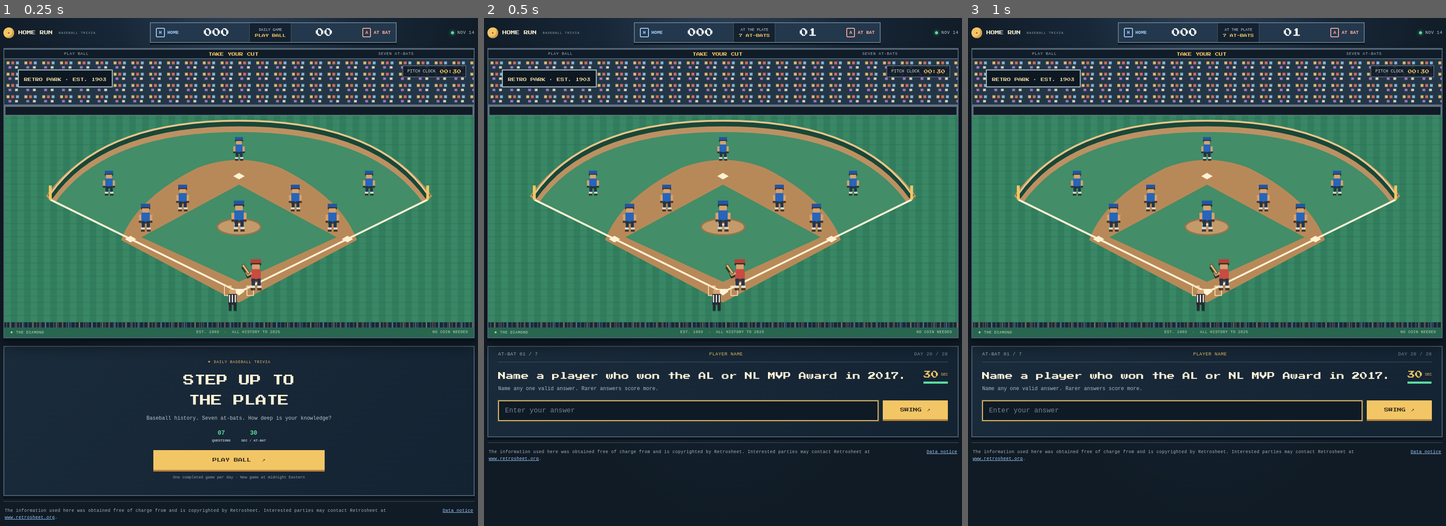
Above: before the commit, frames 1-3 (left to right).
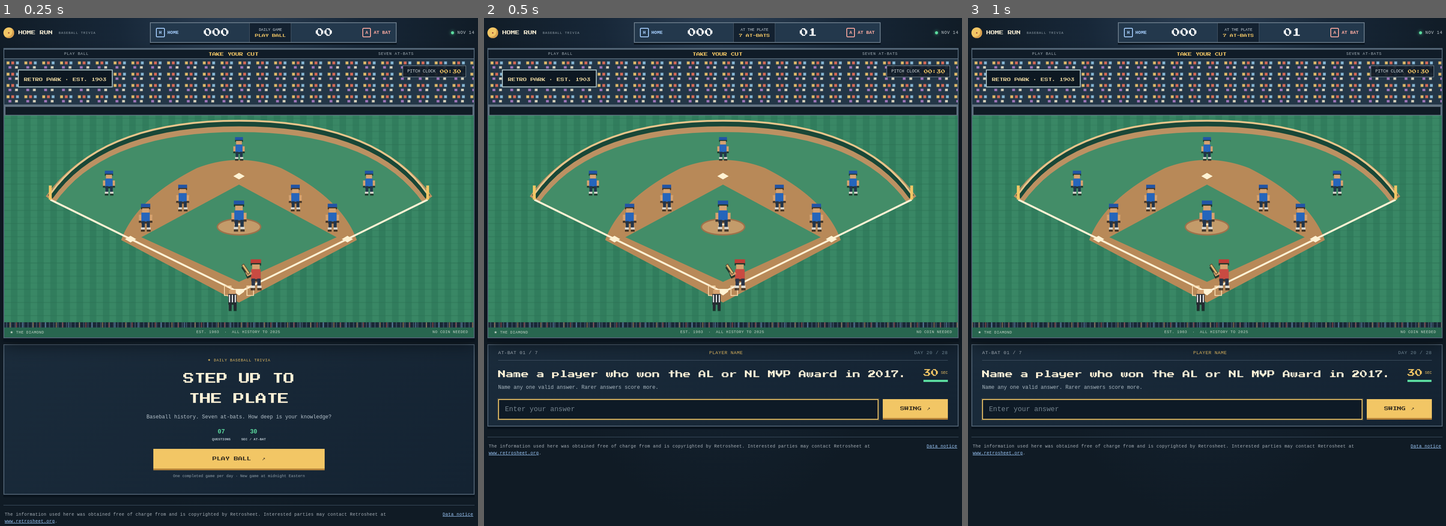
Above: after the commit, the same moments.

Repository: NathanN-275/Homerun_DailyGame
Game: browser game, page index.html
Two runs of this game, one before a commit and one after it. Both use one fixed random seed, a clock stepped at 60 frames per second and the inputs below.
Inputs:
- Up to frame 1 (0.25 s): no input
- Up to frame 2 (0.5 s): click "PLAY BALL ↗" at 0.27 s
- Up to frame 3 (1 s): no input

The runs differ from the first frame. In frame 1, 2.3% of the frame differs, in the area x 0-100%, y 64-100%; in frame 2, 3.4%, in the area x 0-100%, y 64-88%; in frame 3, 3.4%.

Commit message:
fix: keep the question and Swing button in view
- What changed: Let the stadium shrink to fit the available viewport height, preserve the full SVG diamond, and place the question beside the field in short landscape windows.
- Why: Players need to see and answer a timed prompt without scrolling past the stadium.
- Files/systems affected: The gameplay layout, responsive stylesheet, and mobile viewport settings.
- Testing: Ran node verify.mjs. Checked all 196 prompt lengths across 11 Chromium viewport sizes and submitted an answer at each size without scrolling.

Diff:
--- a/index.html
+++ b/index.html
@@ -2,7 +2,7 @@
 <html lang="en">
   <head>
     <meta charset="utf-8">
-    <meta name="viewport" content="width=device-width, initial-scale=1">
+    <meta name="viewport" content="width=device-width, initial-scale=1, interactive-widget=resizes-content">
     <meta name="theme-color" content="#101b25">
     <meta name="description" content="A daily baseball history trivia game. Seven at-bats. Thirty seconds each. The deeper the cut, the bigger the hit.">
     <title>Home Run — Daily Baseball Trivia</title>
@@ -13,6 +13,7 @@
   </head>
   <body>
     <main class="arcade">
+      <div class="play-view">
       <header class="topbar">
         <a class="brand" href="./" aria-label="Home Run home"><span class="brand-ball" aria-hidden="true">●</span><span>HOME RUN</span><small>BASEBALL TRIVIA</small></a>
         <div class="scoreboard" aria-label="Game scoreboard">
@@ -25,6 +26,7 @@
         <div class="date-chip"><span class="live-dot"></span><span id="date-label">TODAY</span></div>
       </header>
 
+      <div class="stadium-slot">
       <section class="stadium-frame" id="stadium" aria-label="Pixel art baseball stadium">
         <div class="crowd-band crowd-top" aria-hidden="true"></div>
         <div class="scoreboard-ribbon" aria-hidden="true"><span>PLAY BALL</span><b>TAKE YOUR CUT</b><span>SEVEN AT-BATS</span></div>
@@ -96,6 +98,7 @@
         <div class="crowd-band crowd-bottom" aria-hidden="true"></div>
         <div class="stadium-caption"><span>★ THE DIAMOND</span><span>EST. 1903&nbsp; · &nbsp;ALL HISTORY TO 2025</span><span>NO COIN NEEDED</span></div>
       </section>
+      </div>
 
       <section class="game-panel" id="game-panel" aria-labelledby="question-title">
         <div class="intro-card" id="intro-card">
@@ -122,6 +125,7 @@
         <div class="answer-feedback" id="answer-feedback" role="status" aria-live="polite"></div>
         <div class="result-details" id="result-details" aria-live="polite"></div>
       </section>
+      </div>
 
       <section class="postgame hidden" id="postgame" aria-labelledby="final-heading"></section>
 
--- a/styles.css
+++ b/styles.css
@@ -1,7 +1,32 @@
 :root{color-scheme:dark;--ink:#101b25;--night:#142231;--panel:#172738;--line:#536474;--cream:#f4ebd3;--muted:#a7b0b8;-- …(198 unchanged characters)…
 *{box-sizing:border-box}
 body{margin:0;background:radial-gradient(ellipse at 50% -15%,#30445a 0,#172738 35%,#101b25 70%);min-height:100vh}
-.arcade{width:100%;max-width:72rem;margin-inline:auto;padding:clamp(10px,2vw,20px) clamp(10px,2.5vw,26px) 18px}
+.arcade{width:100%;max-width:72rem;margin-inline:auto;padding:0 clamp(10px,2.5vw,26px) 18px}
+.play-view{padding-block:clamp(8px,2vw,20px) 12px}
+
+.play-view:has(.game-panel:not(.hidden)){
+  display:flex;
+  flex-direction:column;
+  max-height:100svh;
+  gap:12px;
+}
+.play-view:has(.game-panel:not(.hidden)) :is(.topbar,.game-panel){
+  flex:none;
+  margin:0;
+}
+.play-view:has(.game-panel:not(.hidden)) .stadium-slot{
+  /* The frame has 59px of trim and a 2px border on each side. */
+  --stadium-trim:63px;
+  box-sizing:content-box;
+  container-type:size;
+  min-height:48px;
+  aspect-ratio:1000 / 560;
+  padding-bottom:var(--stadium-trim);
+}
+.play-view:has(.game-panel:not(.hidden)) .stadium-frame{
+  width:min(100%,calc(100cqh * 25 / 14 + 4px));
+  margin-inline:auto;
+}
 .topbar{display:grid;grid-template-columns: auto minmax(0, 1fr) auto;align-items:center;gap:clamp(10px,2vw,24px);margin-bottom:12px}
 .brand{color:var(--cream);text-decoration:none;display:flex;align-items:center;gap:10px;font:10px "Press Start 2P",monospace;white-space:nowrap}
 .brand small{color:#91a0aa;font:8px "DM Mono",monospace;letter-spacing:.12em;margin-left:4px}
@@ -59,6 +84,7 @@
 #answer-form button:hover{background:#ffdc7e}
 #answer-form button:active{transform:translateY(2px);border-bottom-width:2px}
 .answer-feedback{min-height:22px;padding-top:7px;font-size:12px;color:var(--red)}
+.answer-feedback:empty{min-height:0;padding:0}
 .answer-feedback.success{color:var(--green)}
 .answer-feedback.warning{color:#ffd47d}
 .result-details{min-height:0;color:#cfdbdf;font-size:12px;line-height:1.7}
@@ -172,3 +198,36 @@
   .stadium-caption { padding-inline: 8px; }
   .question-copy h1 { font: 700 clamp(16px,4.2vw,20px)/1.4 "DM Mono",ui-monospace,monospace; }
 }
+
+@media (min-width:40rem) and (max-height:32rem) {
+  .play-view:has(.game-panel:not(.hidden)){
+    display:grid;
+    grid-template-columns:minmax(0,1.1fr) minmax(0,1fr);
+    grid-template-rows:auto minmax(0,1fr);
+    align-items:center;
+  }
+  .play-view > .topbar{
+    grid-column:1 / -1;
+    grid-template-columns:auto minmax(0,1fr) auto;
+  }
+  .topbar .scoreboard{grid-column:auto;grid-row:auto;max-width:36rem}
+  .play-view:has(.game-panel:not(.hidden)) .stadium-slot{
+    max-height:calc(100% - var(--stadium-trim));
+  }
+  .question-area{padding-block:10px}
+  .question-copy h1{font:700 clamp(16px,2.3vw,20px)/1.4 "DM Mono",ui-monospace,monospace}
+}
+
+@media (max-width:39.999rem) and (max-height:30rem) {
+  .play-view:has(.game-panel:not(.hidden)){gap:8px;padding-block:8px}
+  .play-view:has(.game-panel:not(.hidden)) .stadium-slot{--stadium-trim:4px}
+  .play-view:has(.game-panel:not(.hidden)) :is(.scoreboard-ribbon,.crowd-bottom,.stadium-caption){display:none}
+  .play-view:has(.game-panel:not(.ready,.hidden)) .topbar :is(.brand,.date-chip){display:none}
+  .play-view:has(.game-panel:not(.ready,.hidden)) .scoreboard{grid-row:1}
+  .question-area{padding-block:8px}
+  .question-copy p{display:none}
+  .intro-card{padding:12px 10px}
+  .intro-card h1{margin-block:7px;line-height:1.5}
+  .intro-card p{margin-bottom:10px}
+  .intro-card button{margin-block:10px 6px}
+}
